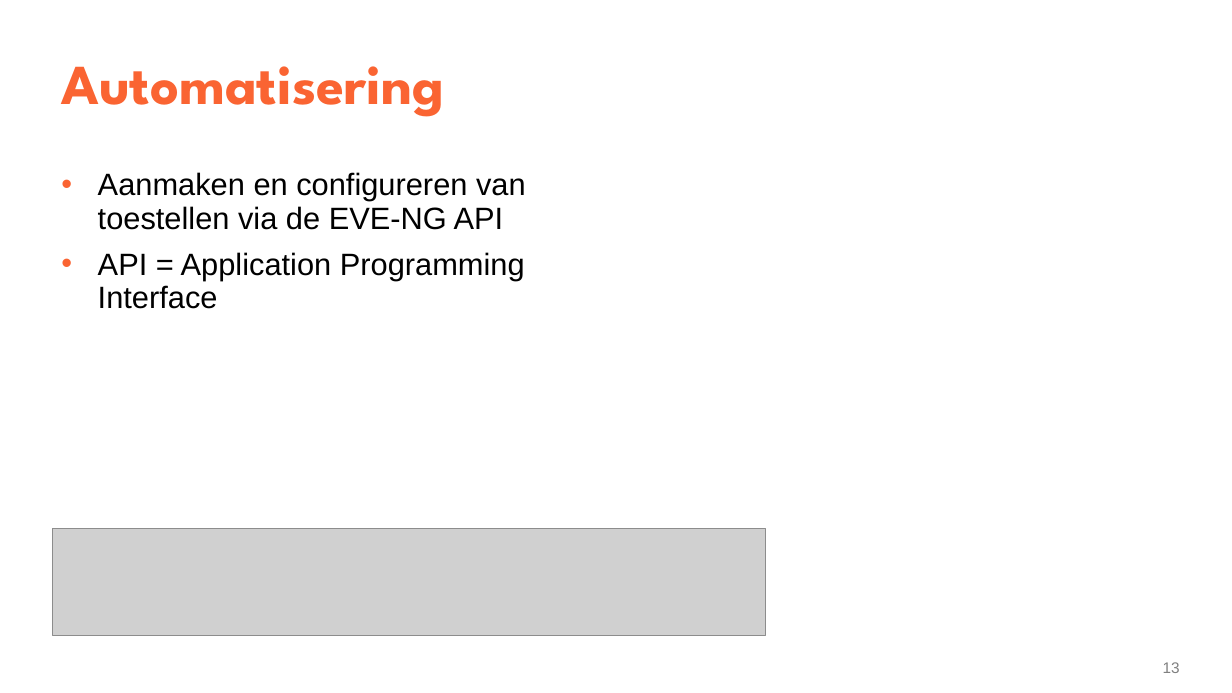
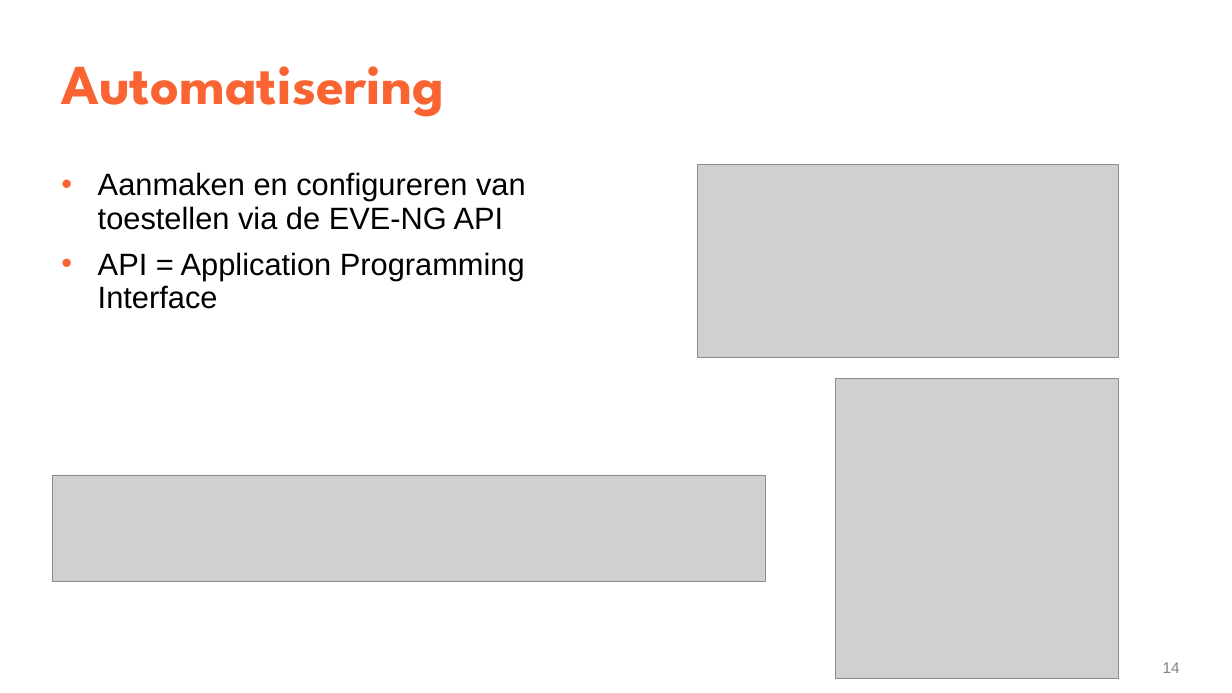
Before and after one commit to YenteLens/ylbachelorproef, a slide deck: slide 14 of Presentatie/eindpresentatie.pptx (slide 13 before the commit). Drawn at 1232x693 pixels with LibreOffice and Linux fonts; fonts in the diff are those of the drawing; grey boxes stand for pictures. Boxes give left, top, right and bottom in pixels: in the first picture for what was removed or moved away, otherwise in the second. Text is boxed around its words. In the diff, an @@ line names an element or a change of style, - is before the commit and + after.

```diff
--- a/Presentatie/eindpresentatie.pptx
+++ b/Presentatie/eindpresentatie.pptx
@@ picture added at bbox=[698, 165, 1118, 357] @@
@@ picture added at bbox=[836, 378, 1118, 678] @@
@@ picture: place and size @@
-picture at bbox=[52, 529, 765, 636]
+picture at bbox=[52, 475, 765, 582]
@@ page number at bbox=[1163, 662, 1180, 673]: text changed @@
-13
+14
```
Also in this commit, not shown: 3 other slides changed, 2 slides added, 1 slide removed.
